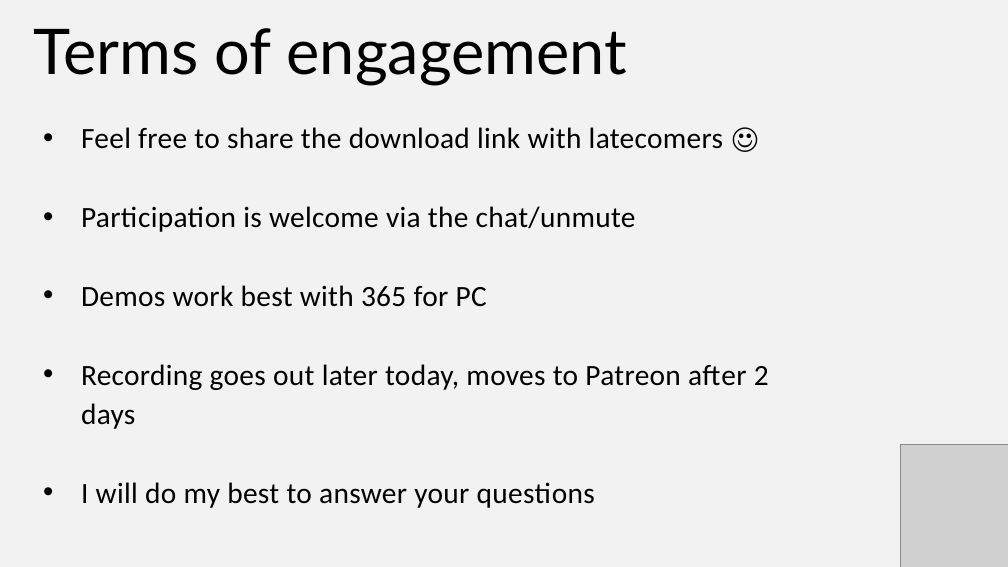
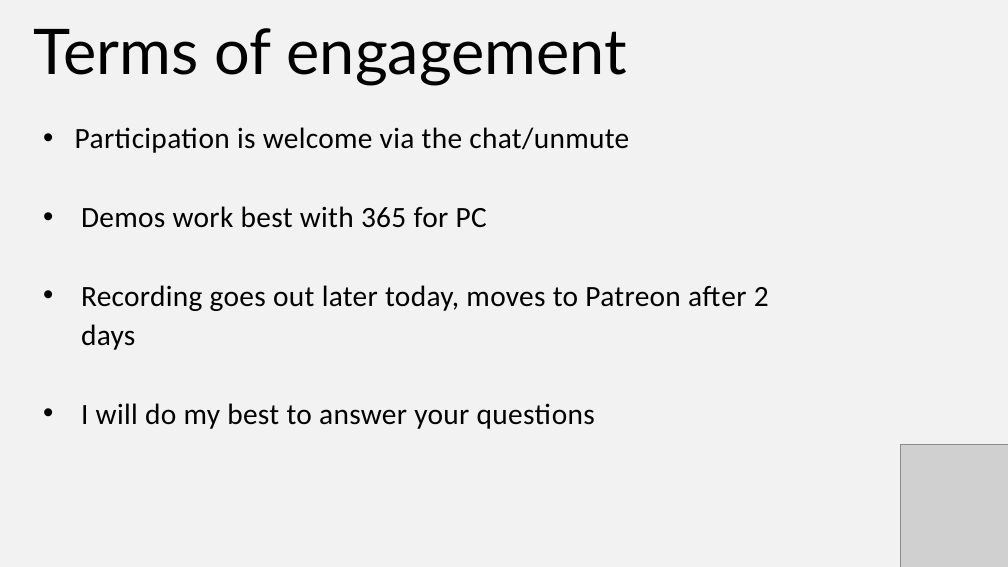
Before and after one commit to stringfestdata/ai-for-excel-101, a slide deck: slide 5 of ai-for-excel-101-slides.pptx. Drawn at 1008x567 pixels with LibreOffice and Linux fonts; fonts in the diff are those of the drawing; grey boxes stand for pictures. Boxes give left, top, right and bottom in pixels: in the first picture for what was removed or moved away, otherwise in the second. Text is boxed around its words. In the diff, an @@ line names an element or a change of style, - is before the commit and + after.

```diff
--- a/ai-for-excel-101-slides.pptx
+++ b/ai-for-excel-101-slides.pptx
@@ text at (75, 127, 629, 153): indent changed @@
@@ text at (81, 127, 723, 149): paragraph removed @@
-• Feel free to share the download link with latecomers ☺
```
Also in this commit, not shown: 1 other slide changed, 1 slide added, 1 slide removed, 3 other files.
